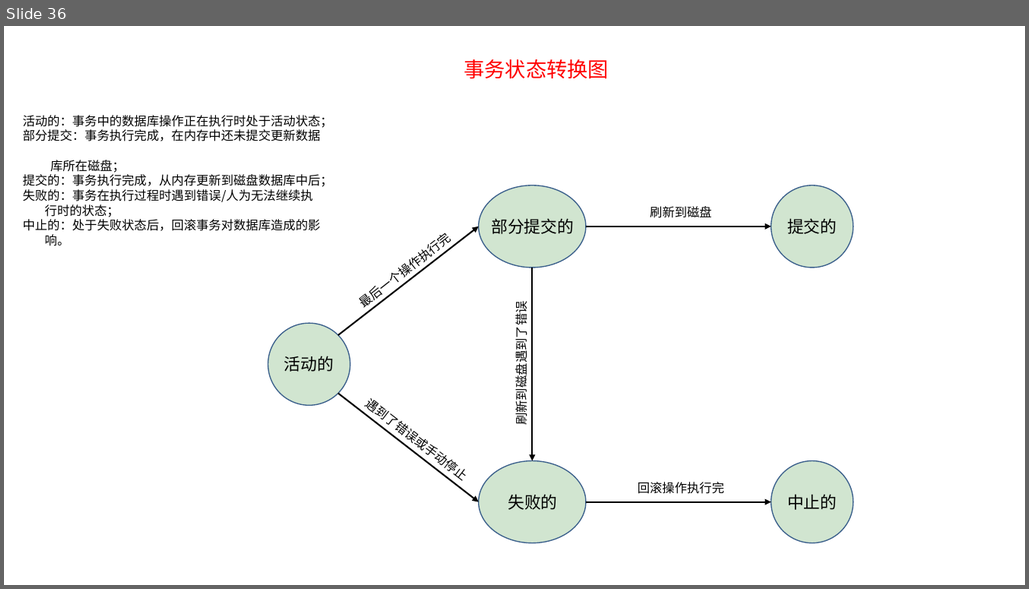
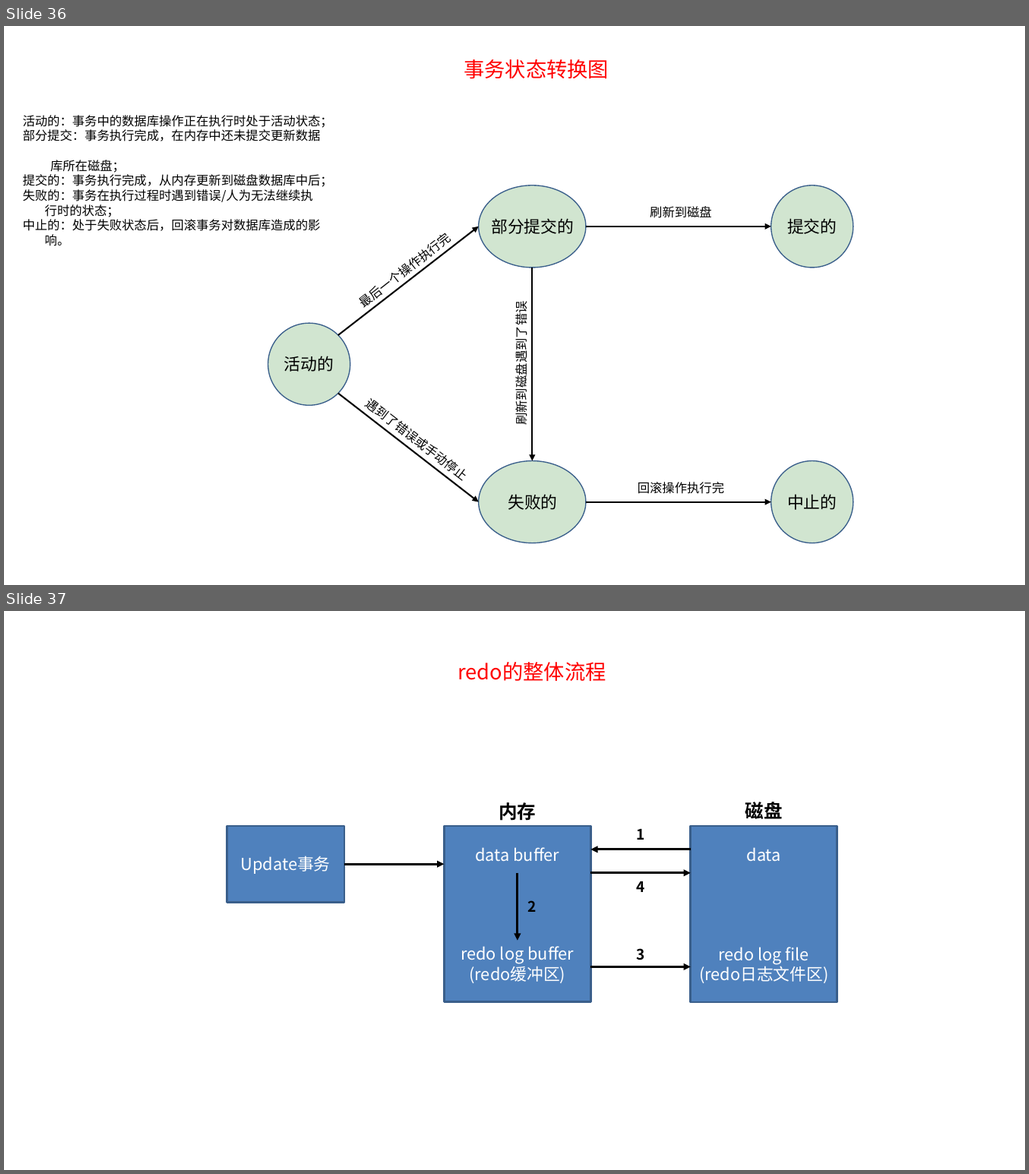
Before and after one commit to Qlj-1966910355/Learning-Materials, a slide deck: learn-file/新建 Microsoft Office PowerPoint 演示文稿.pptx. Shown one above the other, each under a label of ours: slide 36 before the commit, slides 36 and 37 after it. The pictures are 1029x589 and 1029x1174 pixels, drawn with LibreOffice and Linux fonts; fonts in the diff are those of the drawing. Boxes give left, top, right and bottom in pixels: in the first picture for what was removed or moved away, otherwise in the second. Text is boxed around its words. In the diff, an @@ line names an element or a change of style, - is before the commit and + after.

```diff
--- a/learn-file/新建 Microsoft Office PowerPoint 演示文稿.pptx
+++ b/learn-file/新建 Microsoft Office PowerPoint 演示文稿.pptx
@@ slide 37 added at [4,611,1025,1170], background #FFFFFF @@
@@ text added at [458,662,606,681], 20 pt, text #FF0000 @@
+redo的整体流程
@@ text added at [499,803,536,821], 18 pt, text #000000, bold @@
+内存
@@ text added at [746,802,783,819], 18 pt, text #000000, bold @@
+磁盘
@@ rectangle added at [227,826,344,902], fill #4F81BD, outline #3A5F8C 2 pt, 16 pt, text #FFFFFF @@
+Update事务
@@ rectangle added at [445,826,591,1002], fill #4F81BD, outline #3A5F8C 2 pt, 16 pt, text #FFFFFF @@
+data buffer
+redo log buffer
+(redo缓冲区)
@@ text added at [636,829,645,840], 14 pt, text #000000, bold @@
+1
@@ rectangle added at [691,827,838,1002], fill #4F81BD, outline #3A5F8C 2 pt, 16 pt, text #FFFFFF @@
+data
+redo log file
+(redo日志文件区)
@@ arrow added from (691, 850) to (591, 850), #000000 2.25 pt @@
@@ arrow added from (344, 865) to (445, 865), #000000 2.25 pt @@
@@ arrow added from (518, 872) to (518, 941), #000000 2.25 pt @@
@@ arrow added from (591, 872) to (691, 872), #000000 2.25 pt @@
@@ text added at [636,882,645,892], 14 pt, text #000000, bold @@
+4
@@ text added at [528,901,536,912], 14 pt, text #000000, bold @@
+2
@@ text added at [636,948,645,961], 14 pt, text #000000, bold @@
+3
@@ arrow added from (591, 967) to (691, 967), #000000 2.25 pt @@
```
Also in this commit, not shown: 2 other slides added, 1 other file.
